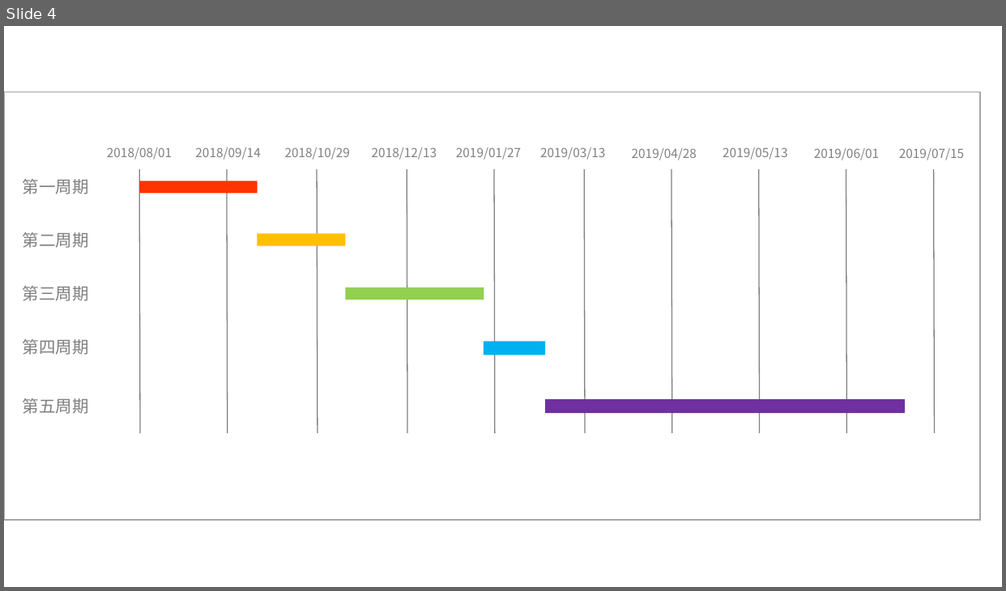
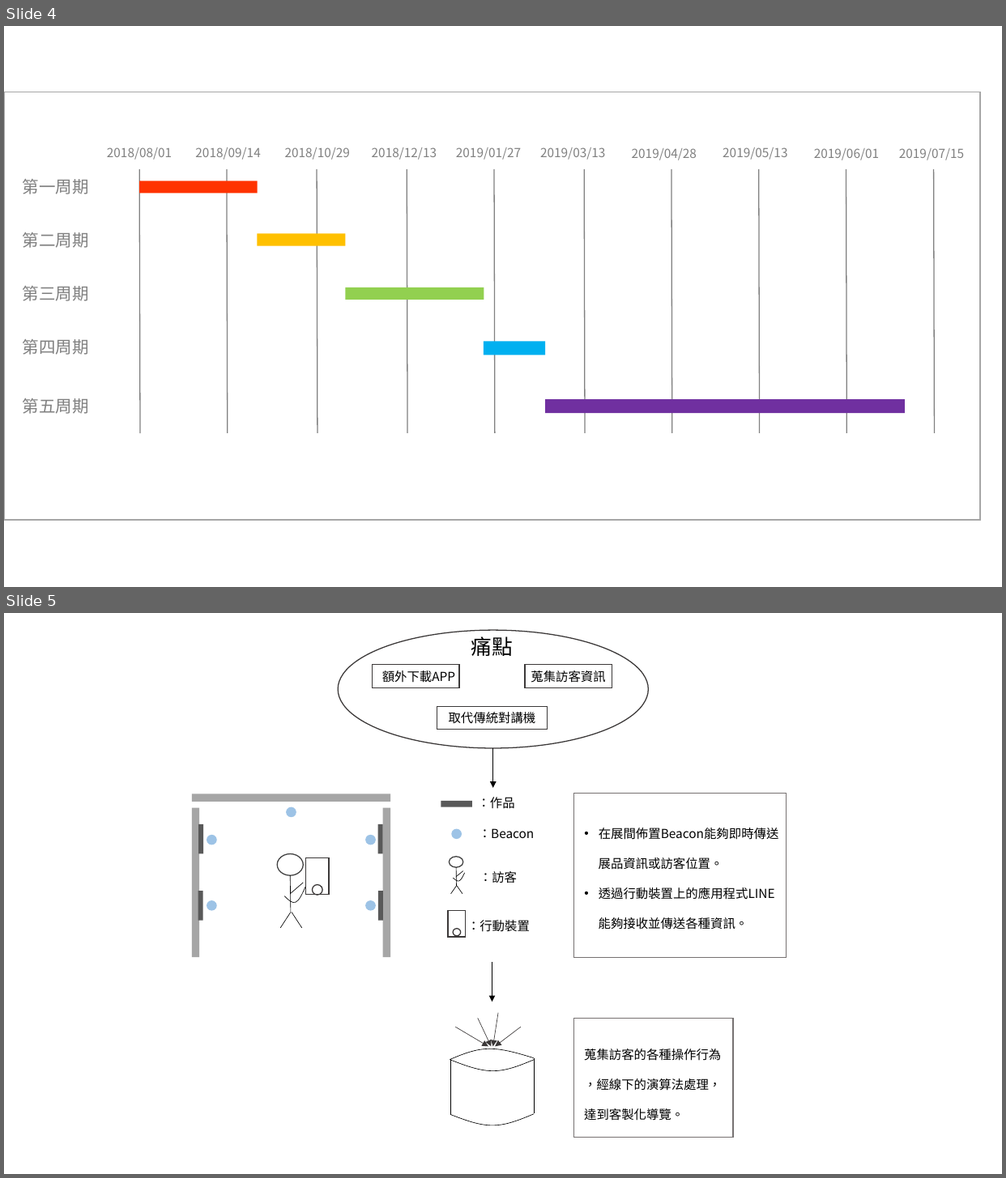
Before and after one commit to littleching26/master-thesis, a slide deck: demoPic.pptx. Shown one above the other, each under a label of ours: slide 4 before the commit, slides 4 and 5 after it. The pictures are 1006x591 and 1006x1178 pixels, drawn with LibreOffice and Linux fonts; fonts in the diff are those of the drawing. Boxes give left, top, right and bottom in pixels: in the first picture for what was removed or moved away, otherwise in the second. Text is boxed around its words. In the diff, an @@ line names an element or a change of style, - is before the commit and + after.

```diff
--- a/demoPic.pptx
+++ b/demoPic.pptx
@@ slide 5 added at [4, 613, 1002, 1174], background #FFFFFF @@
@@ group added at [192, 630, 786, 1138]: 15 rectangles, 11 ellipses, 10 lines, 9 texts, 6 arrows, 5 freeform shapes @@
+取代傳統對講機
+額外下載APP
+蒐集訪客資訊
+痛點
+：作品
+：Beacon
+：訪客
+：行動裝置
+• 在展間佈置Beacon能夠即時傳送
+展品資訊或訪客位置。
+• 透過行動裝置上的應用程式LINE
+能夠接收並傳送各種資訊。
+蒐集訪客的各種操作行為
+，經線下的演算法處理，
+達到客製化導覽。
```
Also in this commit, not shown: 1 slide removed, 26 other files.
